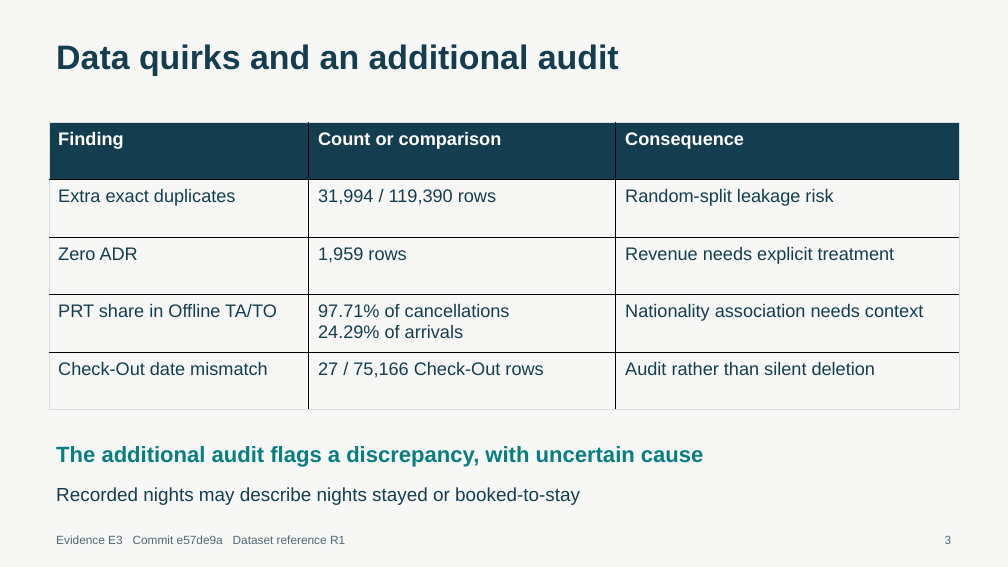
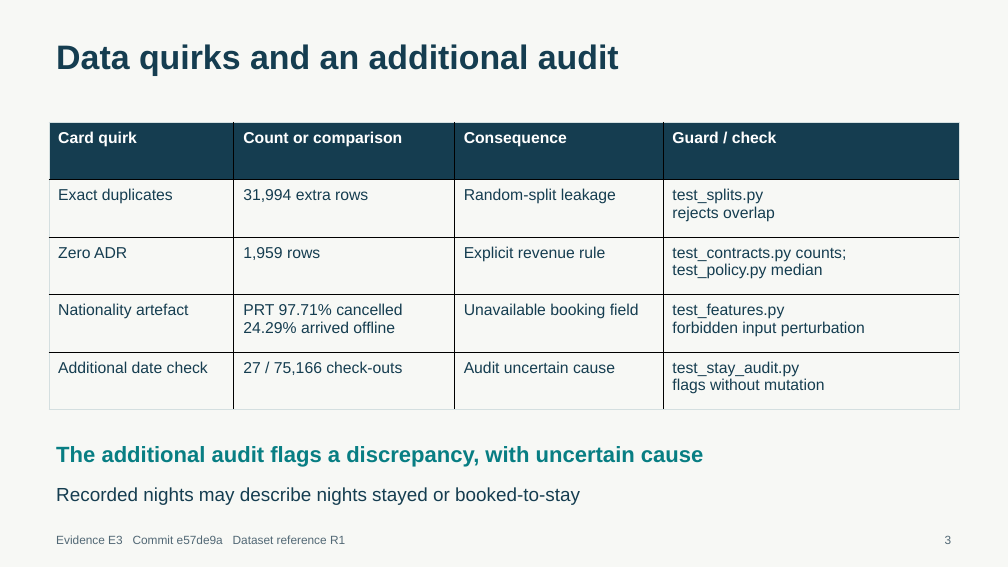
Before and after one commit to Lukecamill/hotel-cancellations, a slide deck: slide 3 of output/presentations/diary-entry-1-slides.pptx. Drawn at 1008x567 pixels with LibreOffice and Linux fonts; fonts in the diff are those of the drawing. Boxes give left, top, right and bottom in pixels: in the first picture for what was removed or moved away, otherwise in the second. Text is boxed around its words. In the diff, an @@ line names an element or a change of style, - is before the commit and + after.

```diff
--- a/output/presentations/diary-entry-1-slides.pptx
+++ b/output/presentations/diary-entry-1-slides.pptx
@@ table at <box>49,122,960,409</box> @@
-column 1: Finding | Extra exact duplicates | Zero ADR | PRT share in Offline TA/TO | Check-Out date mismatch
-column 2: Count or comparison | 31,994 / 119,390 rows | 1,959 rows | 97.71% of cancellations / 24.29% of arrivals | 27 / 75,166 Check-Out rows
-column 3: Consequence | Random-split leakage risk | Revenue needs explicit treatment | Nationality association needs context | Audit rather than silent deletion
+column 1: Card quirk | Exact duplicates | Zero ADR | Nationality artefact | Additional date check
+column 2: Count or comparison | 31,994 extra rows | 1,959 rows | PRT 97.71% cancelled / 24.29% arrived offline | 27 / 75,166 check-outs
+column 3: Consequence | Random-split leakage | Explicit revenue rule | Unavailable booking field | Audit uncertain cause
+column 4: Guard / check | test_splits.py / rejects overlap | test_contracts.py counts; / test_policy.py median | test_features.py / forbidden input perturbation | test_stay_audit.py / flags without mutation
```
Also in this commit, not shown: 6 other slides changed, 32 other files.
